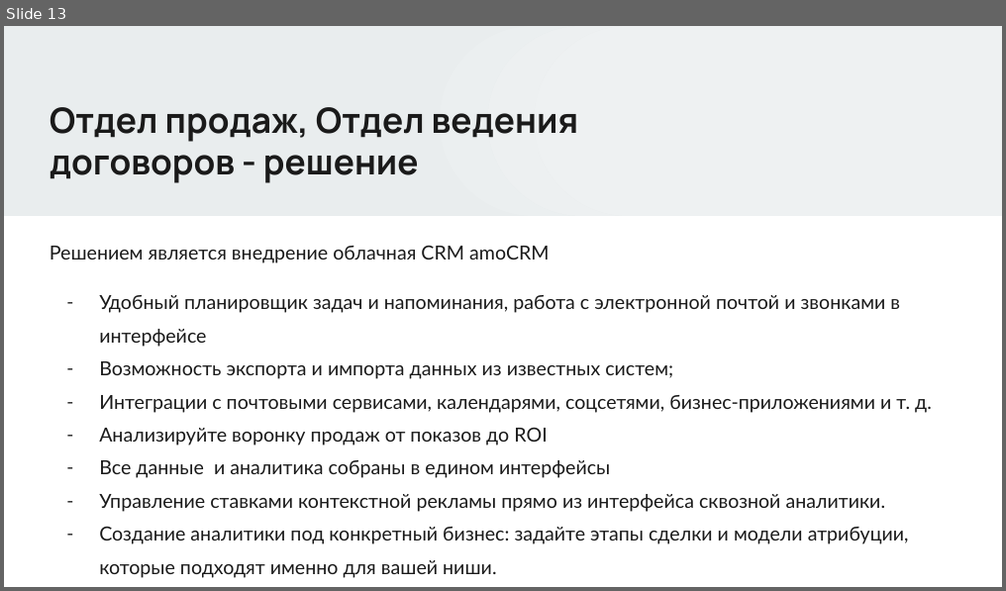
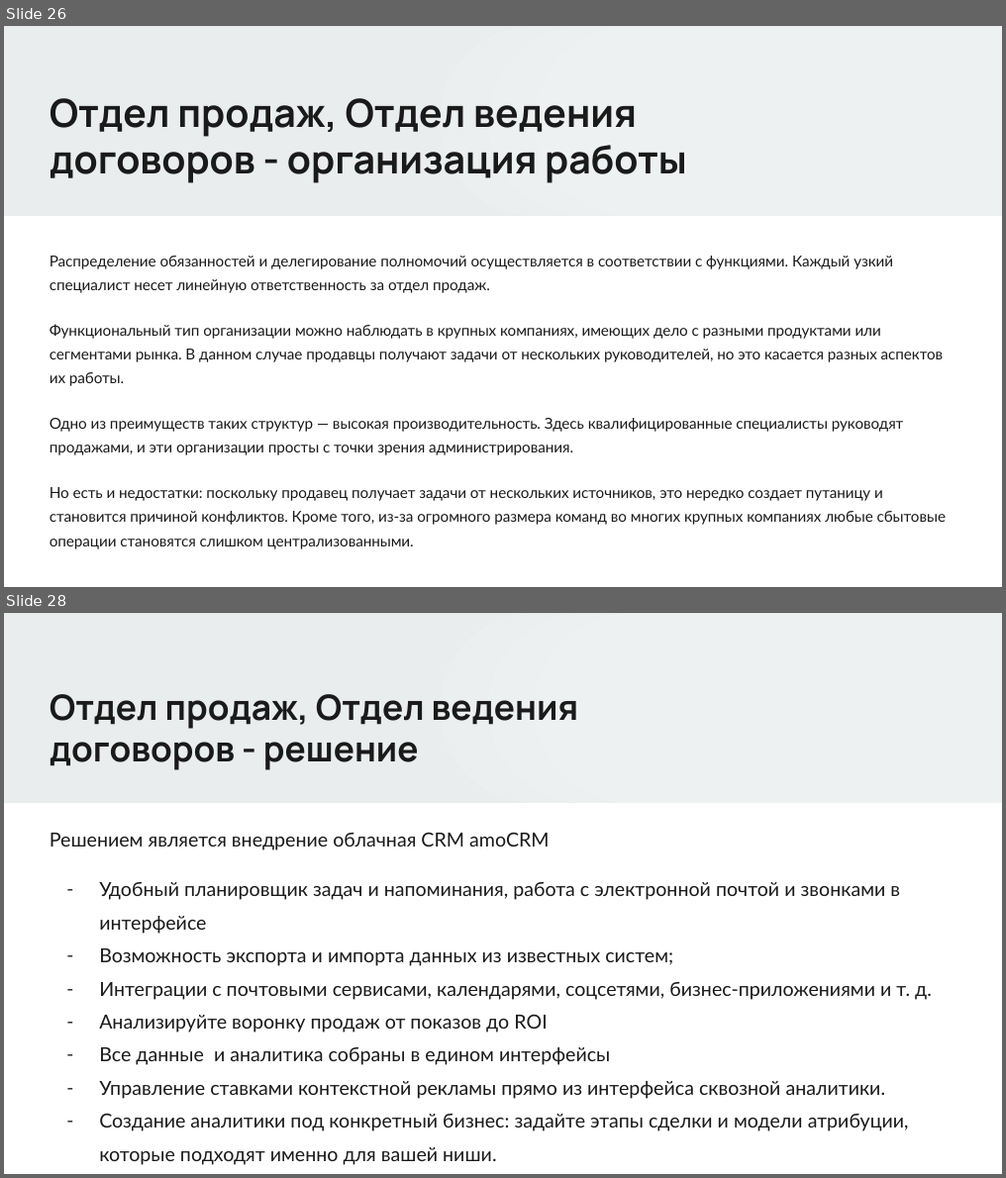
Before and after one commit to Kolonin-Gleb-Studying/SIT, a slide deck: Отчёт об эффективности СИТ студенты/София.pptx. Shown one above the other, each under a label of ours: slide 13 before the commit, slides 26 and 28 after it; the slides between them are not shown. The pictures are 1006x591 and 1006x1178 pixels, drawn with LibreOffice and Linux fonts; fonts in the diff are those of the drawing. Boxes give left, top, right and bottom in pixels: in the first picture for what was removed or moved away, otherwise in the second. Text is boxed around its words. In the diff, an @@ line names an element or a change of style, - is before the commit and + after.

```diff
--- a/Отчёт об эффективности СИТ студенты/София.pptx
+++ b/Отчёт об эффективности СИТ студенты/София.pptx
@@ slide 26 added at (4, 26, 1002, 587), background #FFFFFF; not listed: 8 template elements that a slide beside it also shows @@
@@ title added at (50, 98, 687, 183), 28 pt, text #1A1A1A, bold @@
+Отдел продаж, Отдел ведения договоров - организация работы
@@ text added at (50, 256, 945, 525), 10.8 pt, text #1A1A1A @@
+Распределение обязанностей и делегирование полномочий осуществляется в соответствии с функциями. Каждый узкий специалист несет линейную ответственность за отдел продаж.
+Функциональный тип организации можно наблюдать в крупных компаниях, имеющих дело с разными продуктами или сегментами рынка. В данном случае продавцы получают задачи от нескольких руководителей, но это касается разных аспектов их работы.
+Одно из преимуществ таких структур — высокая производительность. Здесь квалифицированные специалисты руководят продажами, и эти организации просты с точки зрения администрирования.
+Но есть и недостатки: поскольку продавец получает задачи от нескольких источников, это нередко создает путаницу и становится причиной конфликтов. Кроме того, из-за огромного размера команд во многих крупных компаниях любые сбытовые операции становятся слишком централизованными.
@@ what was slide 13 is now slide 28 @@
```
Also in this commit, not shown: 4 slides changed, 22 other slides added, 1 slide removed, 3 other files.
